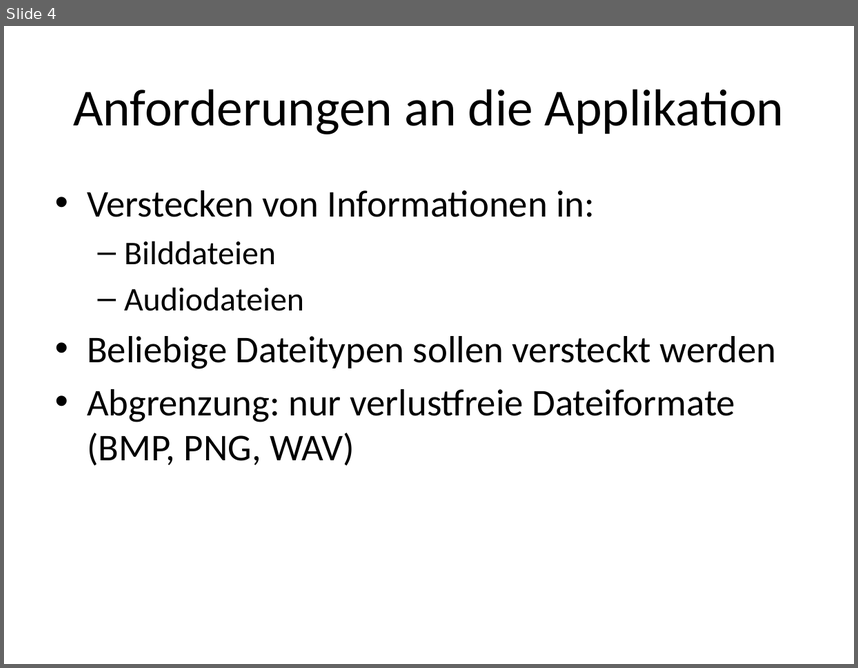
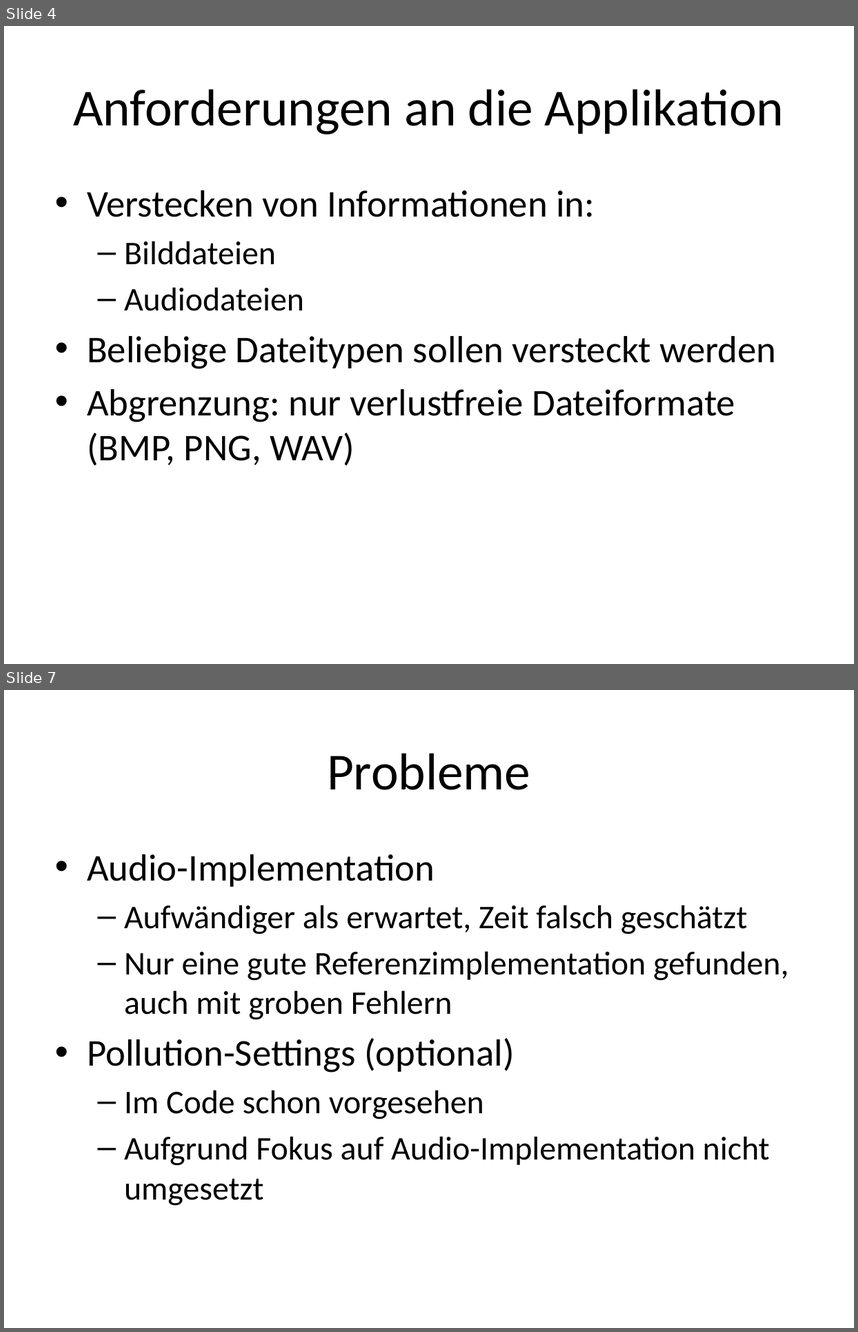
Before and after one commit to esterren/stegano, a slide deck: doc/Stegano-Praesentation.pptx. Shown one above the other, each under a label of ours: slide 4 before the commit, slides 4 and 7 after it; the slides between them are not shown. The pictures are 858x668 and 858x1332 pixels, drawn with LibreOffice and Linux fonts; fonts in the diff are those of the drawing. Boxes give left, top, right and bottom in pixels: in the first picture for what was removed or moved away, otherwise in the second. Text is boxed around its words. In the diff, an @@ line names an element or a change of style, - is before the commit and + after.

```diff
--- a/doc/Stegano-Praesentation.pptx
+++ b/doc/Stegano-Praesentation.pptx
@@ slide 7 added at (x1=4, y1=690, x2=854, y2=1328), background #FFFFFF @@
@@ title added at (x1=327, y1=753, x2=530, y2=790), 44 pt, text #000000 @@
+Probleme
@@ text added at (x1=87, y1=854, x2=789, y2=1205), 28 pt, text #000000 @@
+• Audio-Implementation
+  – Aufwändiger als erwartet, Zeit falsch geschätzt
+  – Nur eine gute Referenzimplementation gefunden, auch mit groben Fehlern
+• Pollution-Settings (optional)
+  – Im Code schon vorgesehen
+  – Aufgrund Fokus auf Audio-Implementation nicht umgesetzt
```
Also in this commit, not shown: 2 slides changed, 7 other files.
